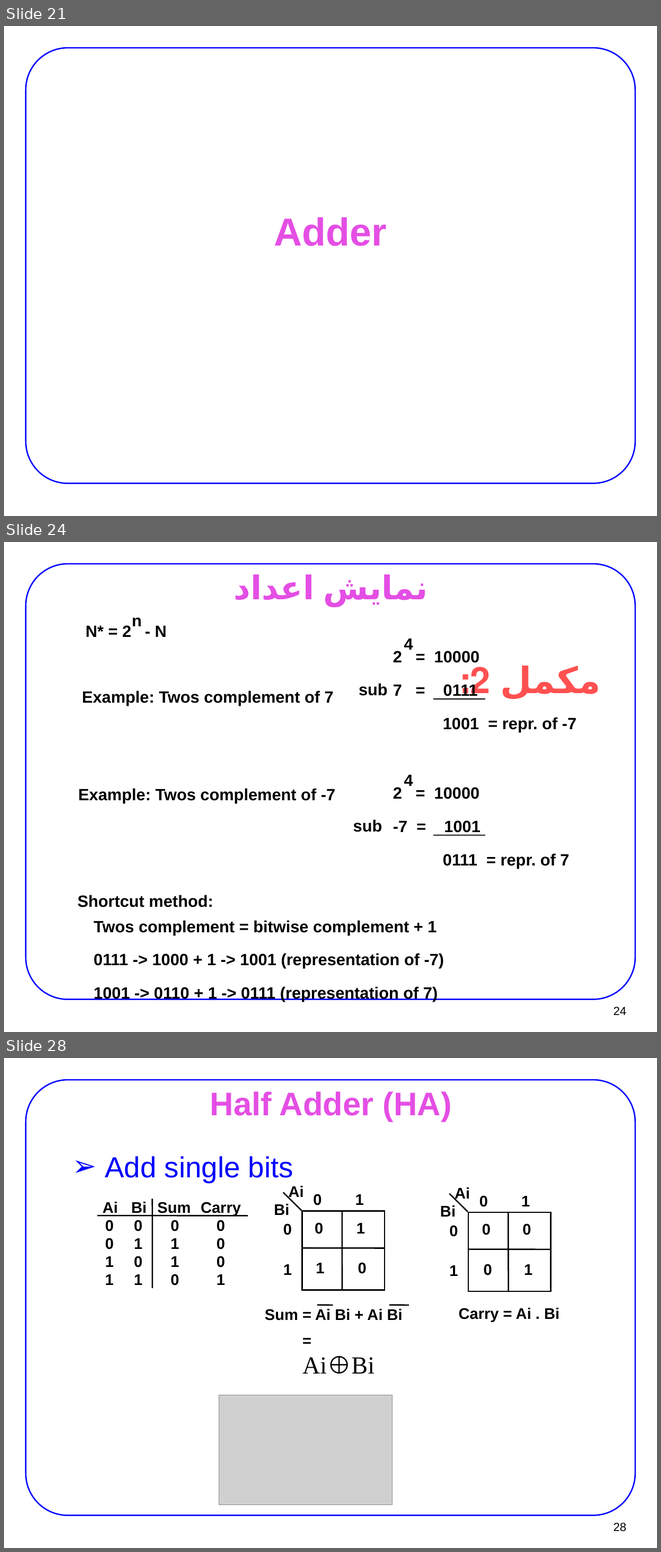
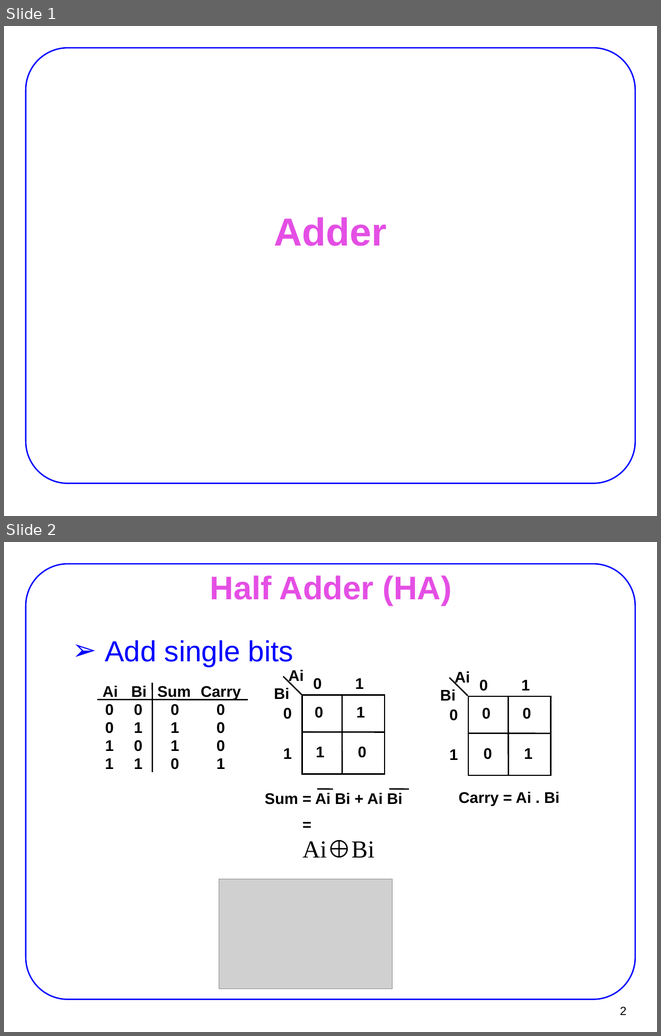
Before and after one commit to AUT-CE-Archive/AUT-CE-LC, a slide deck: Slides/12_arithmetic2.ppt. Shown one above the other, each under a label of ours: slides 21, 24 and 28 before the commit, slides 1 and 2 after it; the slides between them are not shown. The pictures are 661x1552 and 661x1036 pixels, drawn with LibreOffice and Linux fonts; fonts in the diff are those of the drawing; grey boxes stand for pictures. Boxes give left, top, right and bottom in pixels: in the first picture for what was removed or moved away, otherwise in the second. Text is boxed around its words. In the diff, an @@ line names an element or a change of style, - is before the commit and + after.

```diff
--- a/Slides/12_arithmetic2.ppt
+++ b/Slides/12_arithmetic2.ppt
@@ slide 24 removed at (x1=4, y1=542, x2=657, y2=1032), background #FFFFFF; not listed: 1 template element that a slide beside it also shows @@
@@ title removed at (x1=323, y1=574, x2=428, y2=607) @@
-نمايش اعداد
@@ text removed at (x1=132, y1=617, x2=142, y2=626) @@
-n
@@ text removed at (x1=86, y1=625, x2=167, y2=637) @@
-N* = 2 - N
@@ text removed at (x1=393, y1=651, x2=576, y2=732) @@
-2 = 10000
-7 = 0111
-1001 = repr. of -7
@@ text removed at (x1=404, y1=638, x2=413, y2=650) @@
-4
@@ text removed at (x1=501, y1=665, x2=601, y2=699) @@
-مکمل 2:
@@ text removed at (x1=359, y1=683, x2=388, y2=696) @@
-sub
@@ text removed at (x1=82, y1=690, x2=334, y2=705) @@
-Example: Twos complement of 7
@@ line removed from (434, 699) to (485, 699) @@
@@ text removed at (x1=404, y1=774, x2=413, y2=786) @@
-4
@@ text removed at (x1=78, y1=788, x2=335, y2=803) @@
-Example: Twos complement of -7
@@ text removed at (x1=393, y1=787, x2=569, y2=868) @@
-2 = 10000
--7 = 1001
-0111 = repr. of 7
@@ text removed at (x1=353, y1=819, x2=382, y2=832) @@
-sub
@@ line removed from (434, 835) to (485, 835) @@
@@ text removed at (x1=78, y1=894, x2=213, y2=907) @@
-Shortcut method:
@@ text removed at (x1=94, y1=920, x2=444, y2=1002) @@
-Twos complement = bitwise complement + 1
-0111 -> 1000 + 1 -> 1001 (representation of -7)
-1001 -> 0110 + 1 -> 0111 (representation of 7)
@@ page number removed at (x1=614, y1=1006, x2=627, y2=1015) @@
-24
@@ what was slide 21 is now slide 1 @@
@@ what was slide 28 is now slide 2 @@
@@ page number at (x1=620, y1=1006, x2=626, y2=1015): text changed @@
-28
+2
```
Also in this commit, not shown: 25 other slides removed, 31 other files.
